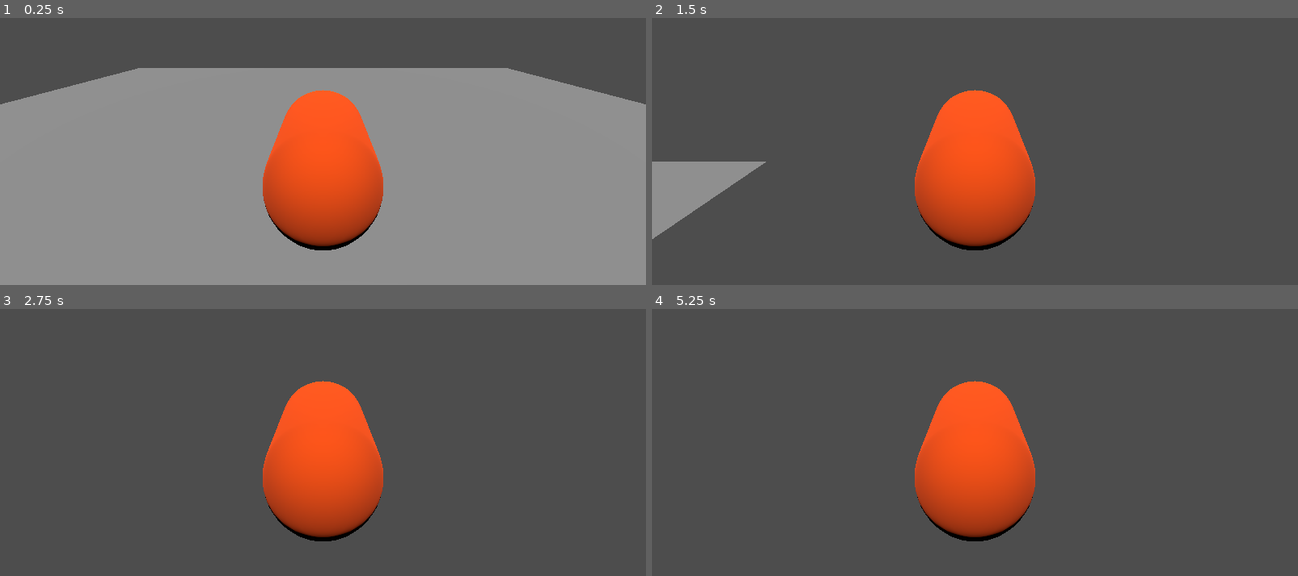
Above: before the commit, frames 1-4 (two rows, left to right).
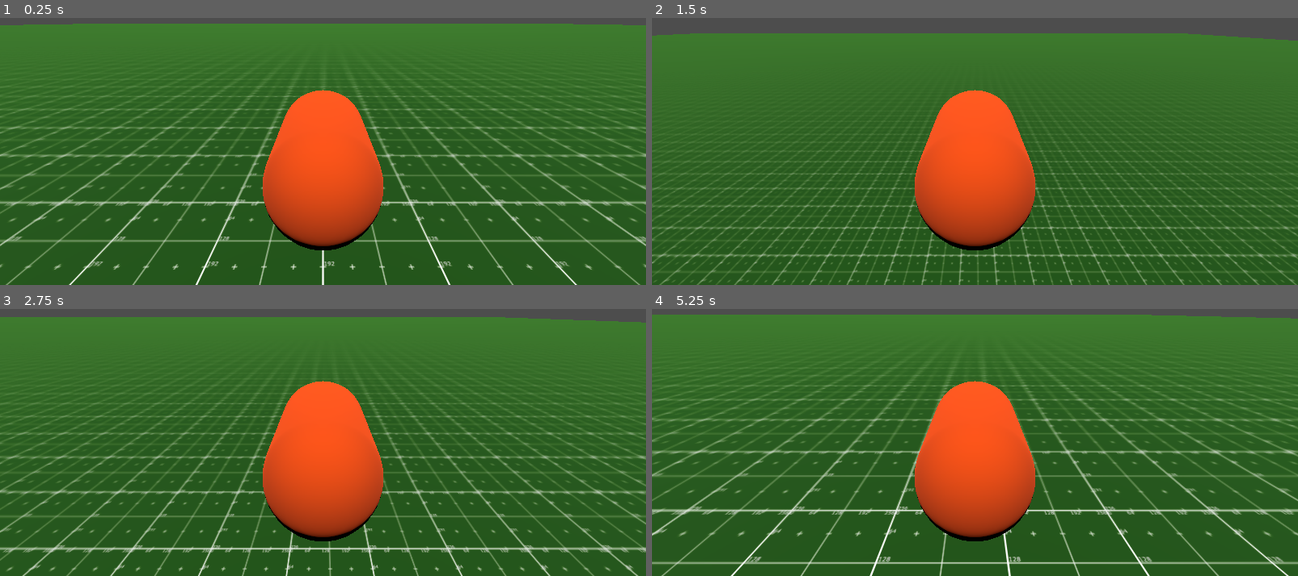
Above: after the commit, the same moments.

Repository: programerski-klub-fmf/cats-game
Game: Godot game, scene res://level/level.tscn
The game is run twice, just before and just after one commit, with the same random seed, the same clock (stepped at 60 frames per second) and the same inputs.
Inputs:
- Up to frame 1 (0.25 s): no input
- Up to frame 2 (1.5 s): tap Enter at 0.5 s; hold D (right) 0.53-1.28 s; hold Shift (run) 0.53-1.28 s; tap Space (jump) at 0.77 s; hold S (backwards) from 1.28 s (still down); tap Shift (run) at 1.35 s
- Up to frame 3 (2.75 s): tap Space (jump) at 1.52 s; release S (backwards) at 2.03 s; hold D (right) from 2.03 s (still down); hold Shift (run) from 2.03 s (still down)
- Up to frame 4 (5.25 s): release D (right) at 2.78 s; release Shift (run) at 2.78 s; hold W (forwards) 2.78-3.53 s; tap Shift (run) at 2.85, 4.35 s; tap Space (jump) at 3.02, 3.77, 4.52 s; hold Shift (run) 3.53-4.28 s; hold A (left) 3.53-5.03 s; hold S (backwards) from 5.03 s (still down); hold Shift (run) from 5.03 s (still down)

The runs differ from the first frame. In frame 1, 89% of the frame differs, in the area x 0-100%, y 2-100%; in frame 2, 85%; in frame 3, 88%; in frame 4, 89%.

Commit message:
Boljsa tla

Diff:
--- a/level/level.tscn
+++ b/level/level.tscn
@@ -1,11 +1,17 @@
-[gd_scene load_steps=4 format=3 uid="uid://d4e8vhuntu65f"]
+[gd_scene load_steps=6 format=3 uid="uid://d4e8vhuntu65f"]
 
 [ext_resource type="PackedScene" uid="uid://43wunqncjbf3" path="res://player/player.tscn" id="1_g8oc3"]
+[ext_resource type="Texture2D" uid="uid://f6ir0srllf1c" path="res://assets/textures/grass256x256.png" id="2_n0itb"]
 
 [sub_resource type="WorldBoundaryShape3D" id="WorldBoundaryShape3D_orkkf"]
 
+[sub_resource type="StandardMaterial3D" id="StandardMaterial3D_dfjva"]
+albedo_texture = ExtResource("2_n0itb")
+uv1_scale = Vector3(256, 256, 256)
+
 [sub_resource type="PlaneMesh" id="PlaneMesh_chyec"]
-size = Vector2(16, 16)
+material = SubResource("StandardMaterial3D_dfjva")
+size = Vector2(256, 256)
 
 [node name="Level" type="Node3D"]
 
Binary file added: assets/textures/grass256x256.png
Not shown, added: assets/textures/grass256x256.png.import
